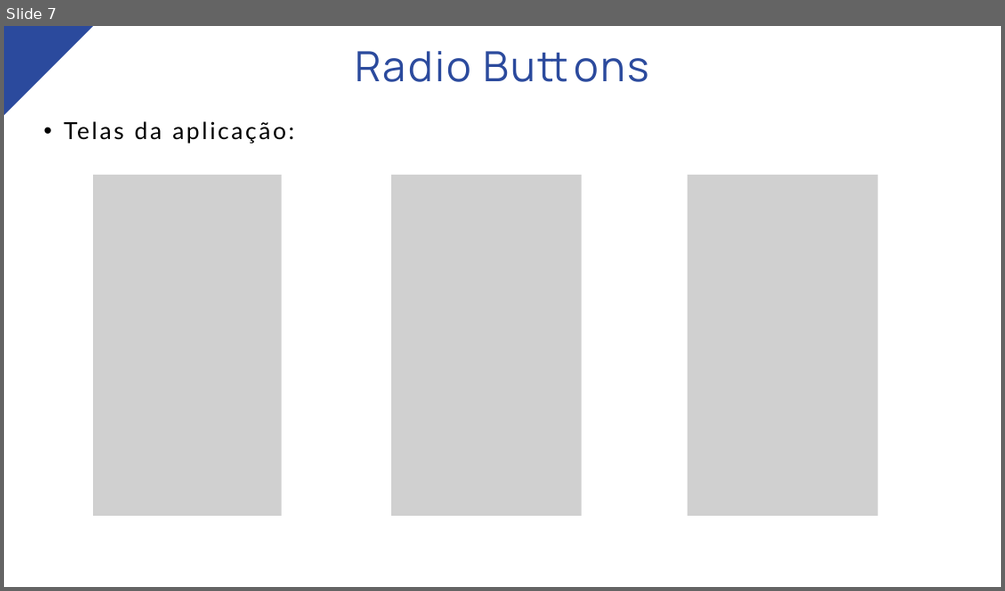
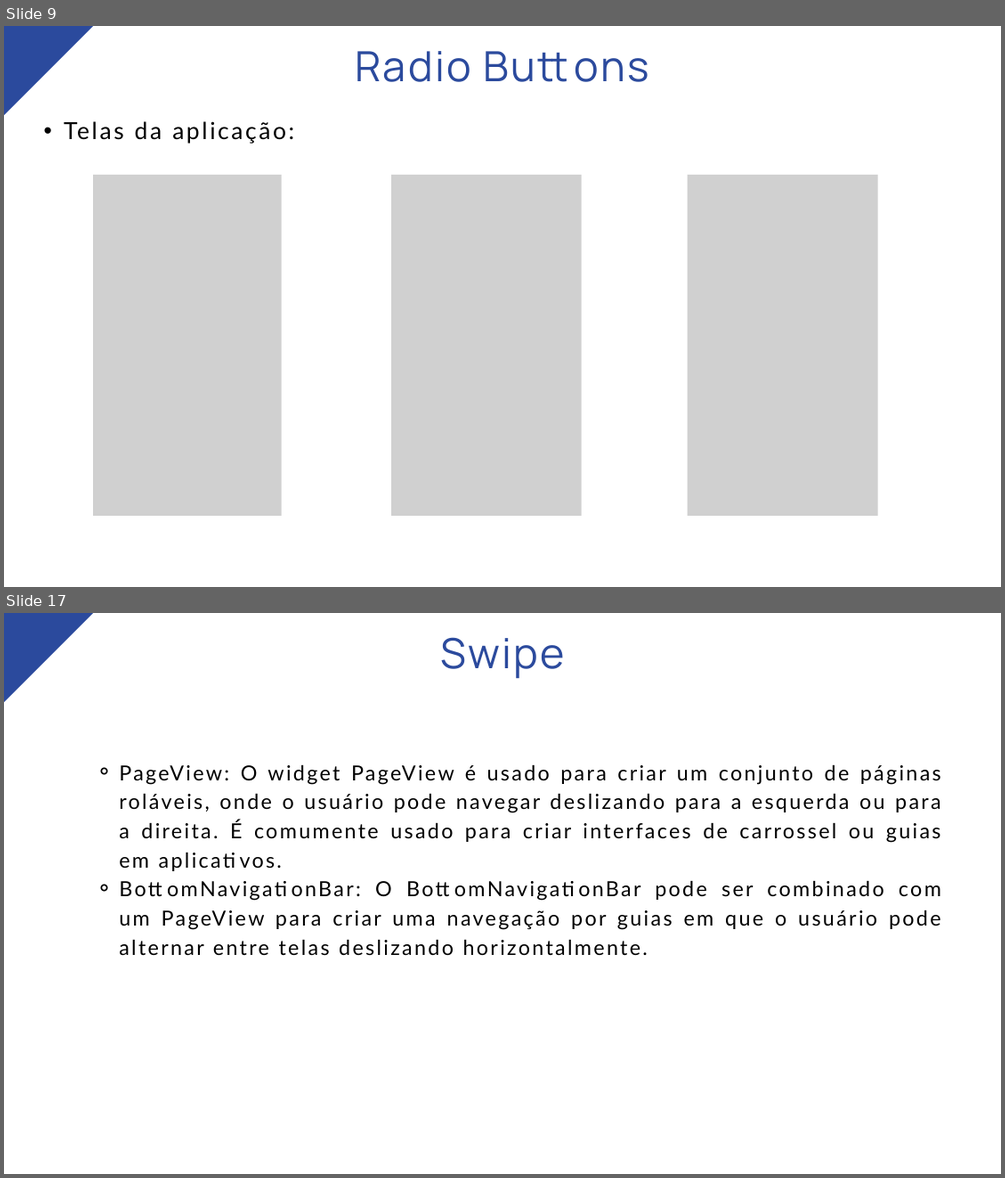
Before and after one commit to marcosdosea/TreinamentoFlutter, a slide deck: Aula14-Componentes de Formulários/Aula14-Componentes de Formulários.pptx. Shown one above the other, each under a label of ours: slide 7 before the commit, slides 9 and 17 after it; the slides between them are not shown. The pictures are 1005x591 and 1005x1178 pixels, drawn with LibreOffice and Linux fonts; fonts in the diff are those of the drawing; grey boxes stand for pictures. Boxes give left, top, right and bottom in pixels: in the first picture for what was removed or moved away, otherwise in the second. Text is boxed around its words. In the diff, an @@ line names an element or a change of style, - is before the commit and + after.

```diff
--- a/Aula14-Componentes de Formulários/Aula14-Componentes de Formulários.pptx
+++ b/Aula14-Componentes de Formulários/Aula14-Componentes de Formulários.pptx
@@ slide 17 added at <box>4,613,1001,1174</box>, background #FFFFFF @@
@@ freeform shape added at <box>4,613,93,702</box>, fill #2B4A9D @@
@@ text added at <box>440,637,565,679</box>, 60 pt, text #2B4A9D @@
+Swipe
@@ text added at <box>119,764,941,956</box>, 30 pt, text #000000 @@
+    ⚬ PageView: O widget PageView é usado para criar um conjunto de páginas roláveis, onde o usuário pode navegar deslizando para a esquerda ou para a direita. É comumente usado para criar interfaces de carrossel ou guias em aplicativos.
+    ⚬ BottomNavigationBar: O BottomNavigationBar pode ser combinado com um PageView para criar uma navegação por guias em que o usuário pode alternar entre telas deslizando horizontalmente.
@@ what was slide 7 is now slide 9 @@
```
Also in this commit, not shown: 7 slides changed, 14 other slides added, 1 other file.
